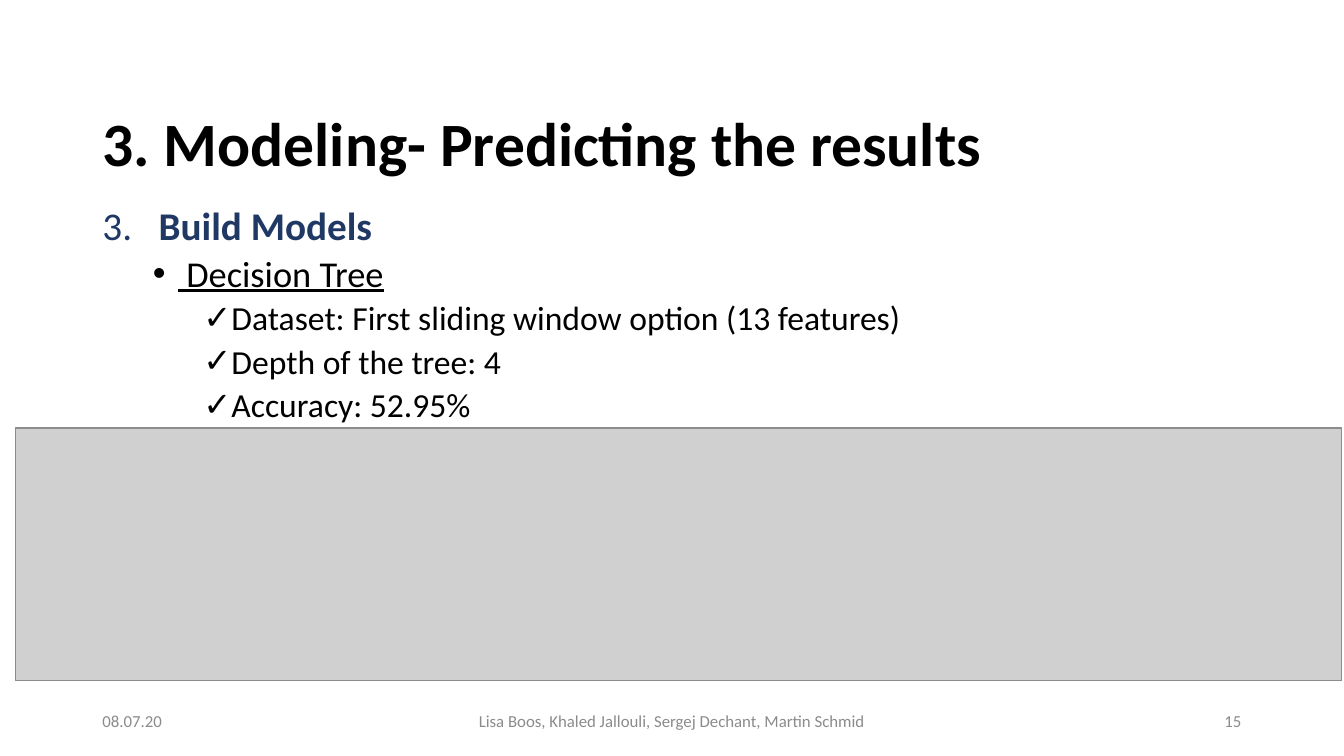
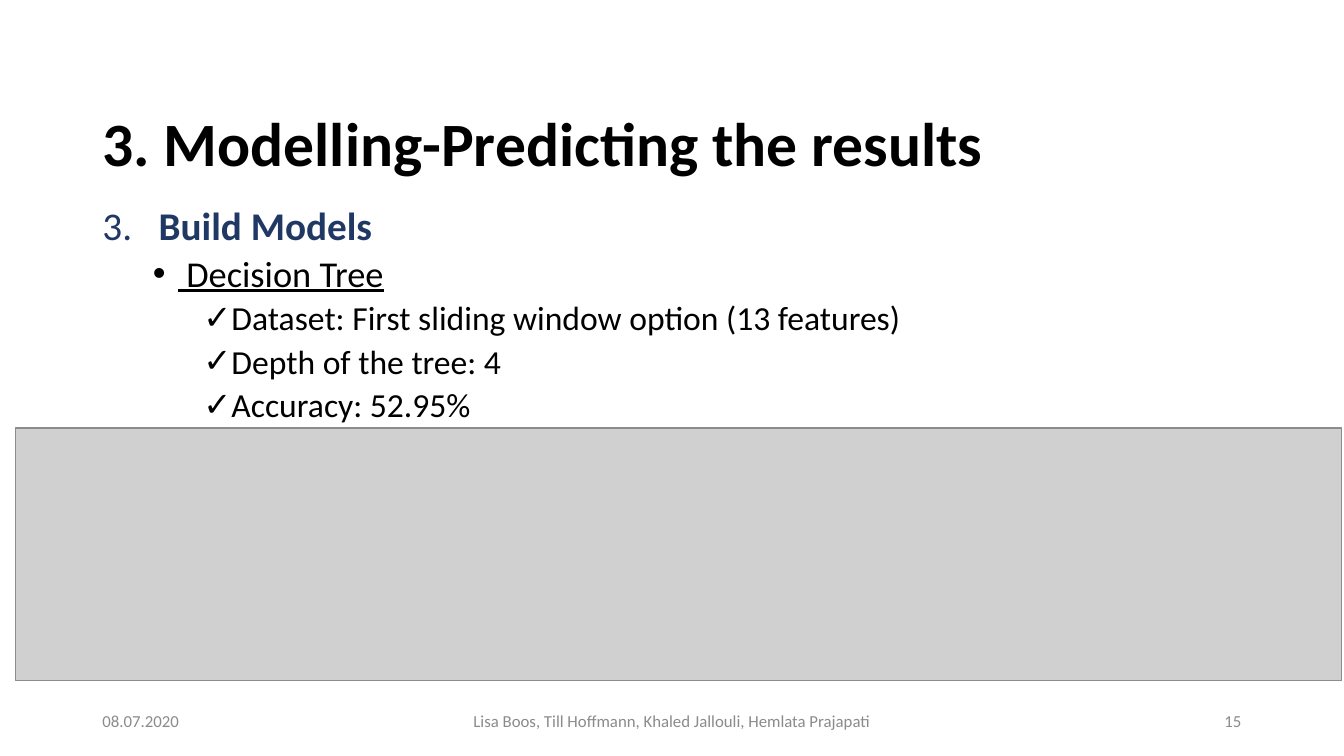
Before and after one commit to Khaledjallouli/project, a slide deck: slide 15 of Daily/sprint9/Final_Presentation_Phase_I.pptx. Drawn at 1344x756 pixels with LibreOffice and Linux fonts; fonts in the diff are those of the drawing; grey boxes stand for pictures; background and template pictures are left out. Boxes give left, top, right and bottom in pixels: in the first picture for what was removed or moved away, otherwise in the second. Text is boxed around its words. In the diff, an @@ line names an element or a change of style, - is before the commit and + after.

```diff
--- a/Daily/sprint9/Final_Presentation_Phase_I.pptx
+++ b/Daily/sprint9/Final_Presentation_Phase_I.pptx
@@ title at [102, 122, 982, 177]: text changed @@
-3. Modeling- Predicting the results
+3. Modelling-Predicting the results
@@ text at [102, 715, 178, 727]: text changed @@
-08.07.20
+08.07.2020
@@ text at [473, 715, 869, 730]: text changed @@
-Lisa Boos, Khaled Jallouli, Sergej Dechant, Martin Schmid
+Lisa Boos, Till Hoffmann, Khaled Jallouli, Hemlata Prajapati
```
Also in this commit, not shown: 27 other slides changed.
